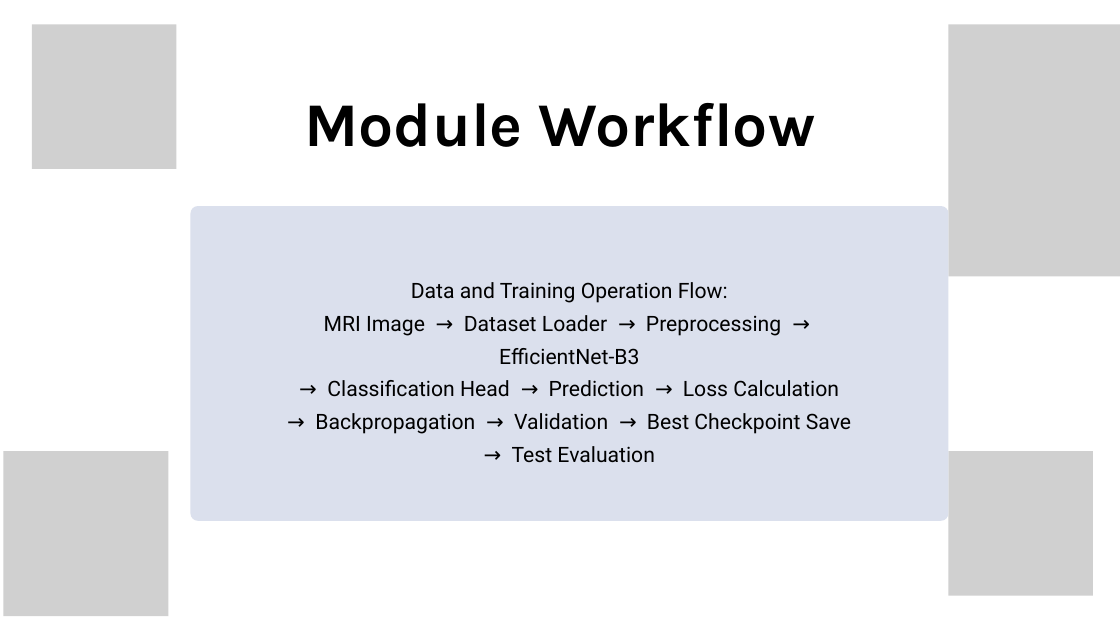
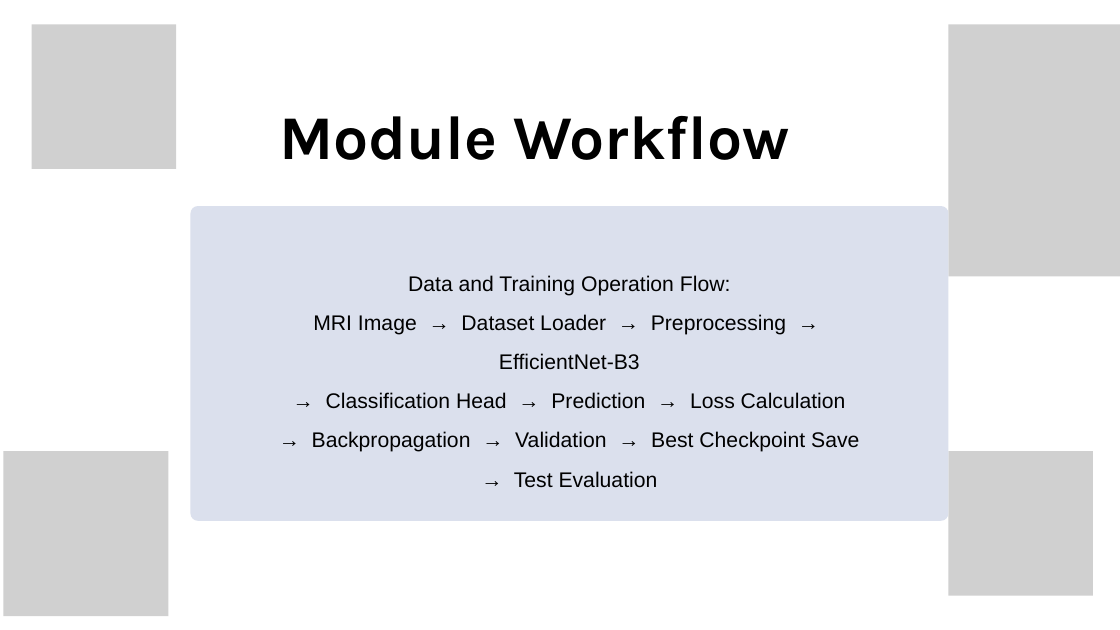
Before and after one commit to Belugabilli/BrainTumor-PE-1, a slide deck: slide 17 of Report/EfficientNet-B3 Project.pptx. Drawn at 1120x630 pixels with LibreOffice and Linux fonts; fonts in the diff are those of the drawing; grey boxes stand for pictures; background and template pictures are left out. Boxes give left, top, right and bottom in pixels: in the first picture for what was removed or moved away, otherwise in the second. Text is boxed around its words. In the diff, an @@ line names an element or a change of style, - is before the commit and + after.

```diff
--- a/Report/EfficientNet-B3 Project.pptx
+++ b/Report/EfficientNet-B3 Project.pptx
@@ text "Module Workflow": place and size @@
-text "Module Workflow" at (304, 103, 816, 147)
+text "Module Workflow" at (279, 116, 790, 160)
@@ text "Module Workflow" at (279, 116, 790, 160): line spacing 85.5pt to 1.07 @@
@@ text "Data and Training Operation Flow:": place and size @@
-text "Data and Training Operation Flow:" at (315, 282, 851, 463)
+text "Data and Training Operation Flow:" at (312, 275, 859, 488)
@@ text "Data and Training Operation Flow:" at (312, 275, 859, 488): font Roboto to Arial; line spacing 42pt to 1.54 @@
```
Also in this commit, not shown: 26 other slides changed, 2 slides added, 3 slides removed.
